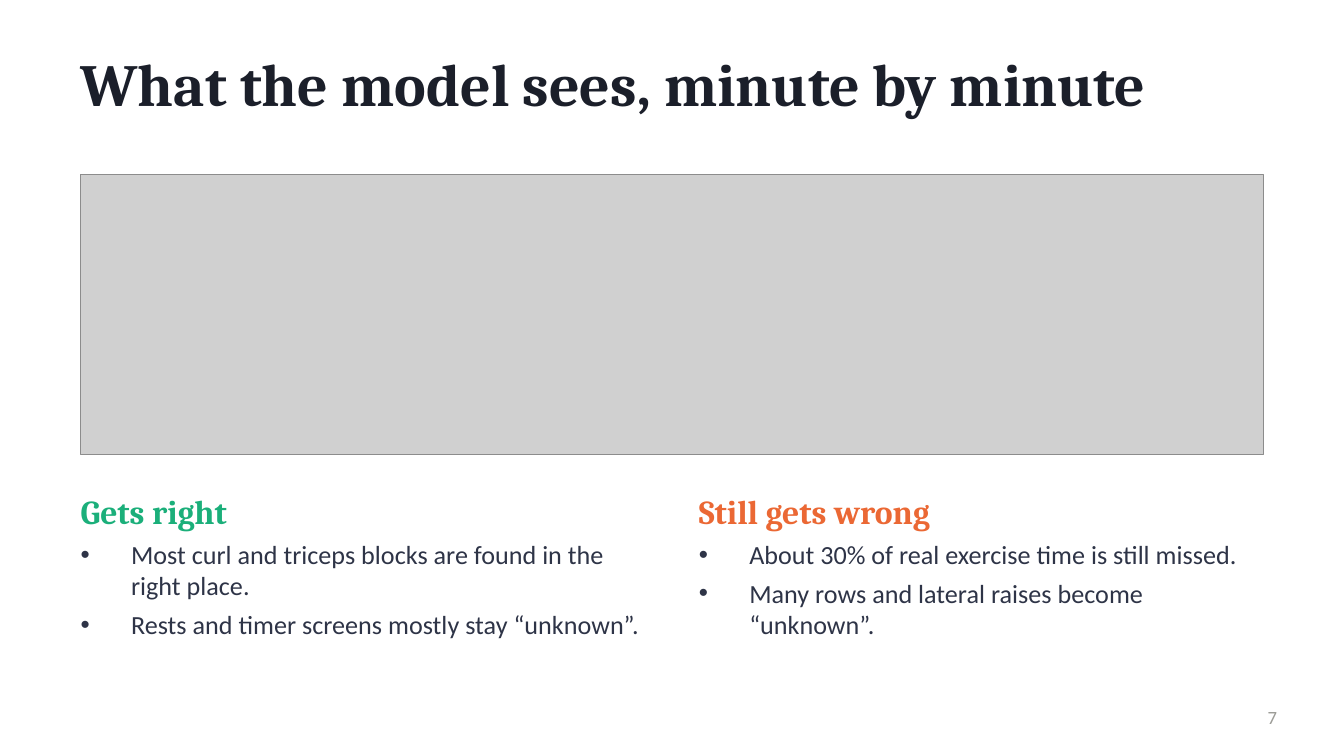
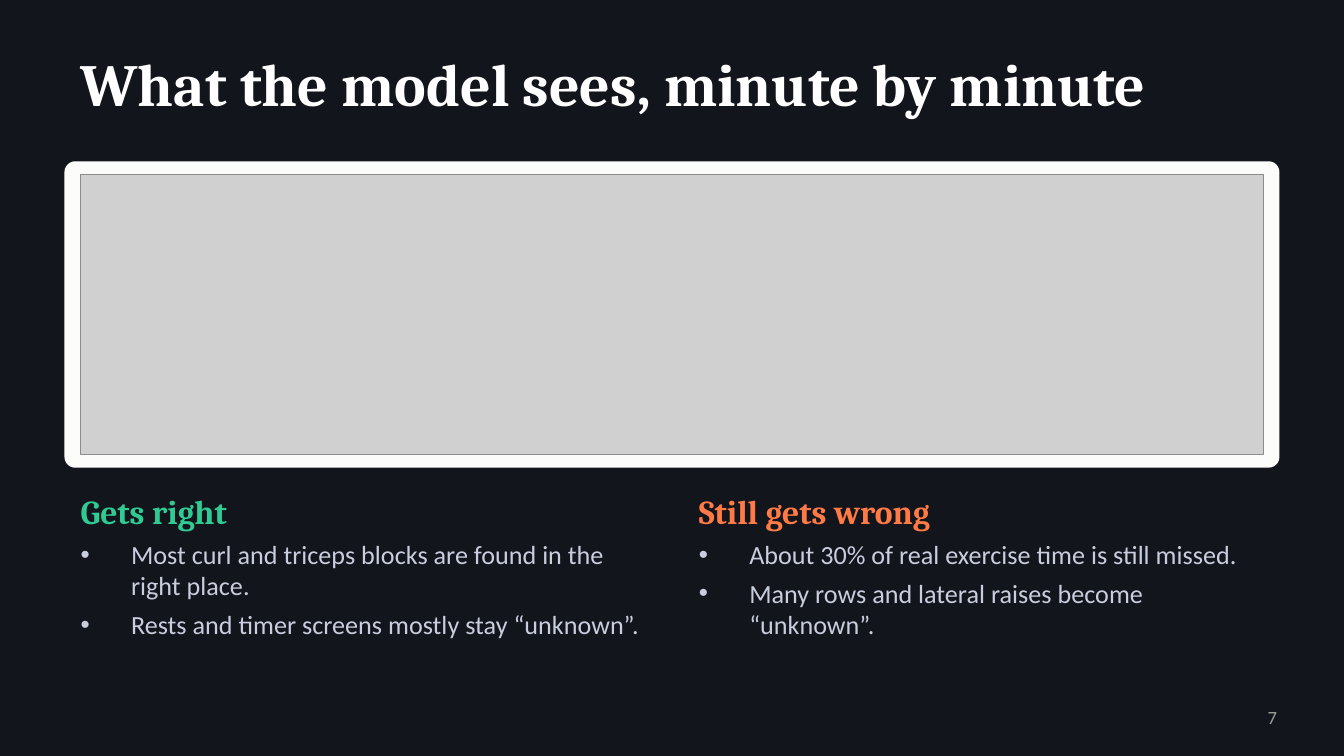
Before and after one commit to bariscelikk1/cALorie, a slide deck: slide 7 of ml/artifacts/final_model_v2/cALorie_final_presentation.pptx. Drawn at 1344x756 pixels with LibreOffice and Linux fonts; fonts in the diff are those of the drawing; grey boxes stand for pictures. Boxes give left, top, right and bottom in pixels: in the first picture for what was removed or moved away, otherwise in the second. Text is boxed around its words. In the diff, an @@ line names an element or a change of style, - is before the commit and + after.

```diff
--- a/ml/artifacts/final_model_v2/cALorie_final_presentation.pptx
+++ b/ml/artifacts/final_model_v2/cALorie_final_presentation.pptx
@@ background #FFFFFF to #12151C @@
@@ title "What the model sees, minute ..." at <box>81,64,1146,119</box>: text colour #1B1F2A to #FFFFFF @@
@@ rounded rectangle added at <box>65,161,1279,468</box>, fill #FCFCFB @@
@@ text "Gets right" at <box>81,500,639,638</box>: text colour #1BAF7A to #2FCB93 in "Gets right"; text colour #2E3447 to #C9CEDF @@
@@ text "Still gets wrong" at <box>699,500,1237,634</box>: text colour #EB6834 to #FF7A45 in "Still gets wrong"; text colour #2E3447 to #C9CEDF in "About 30% of real exercise time is ...", "Many rows and lateral raises become “unknown”." @@
```
Also in this commit, not shown: 9 other slides changed, 7 other files.
